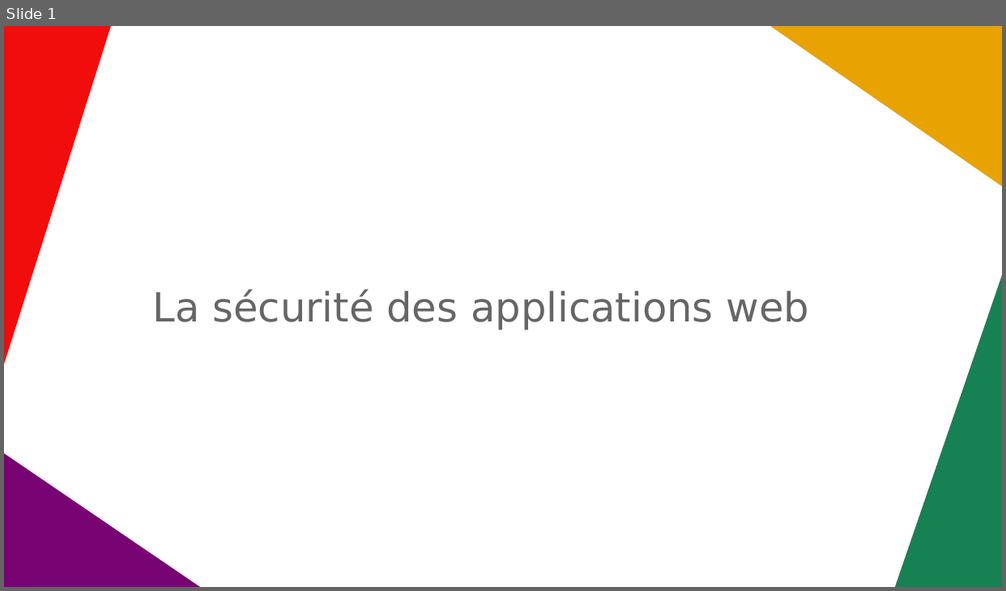
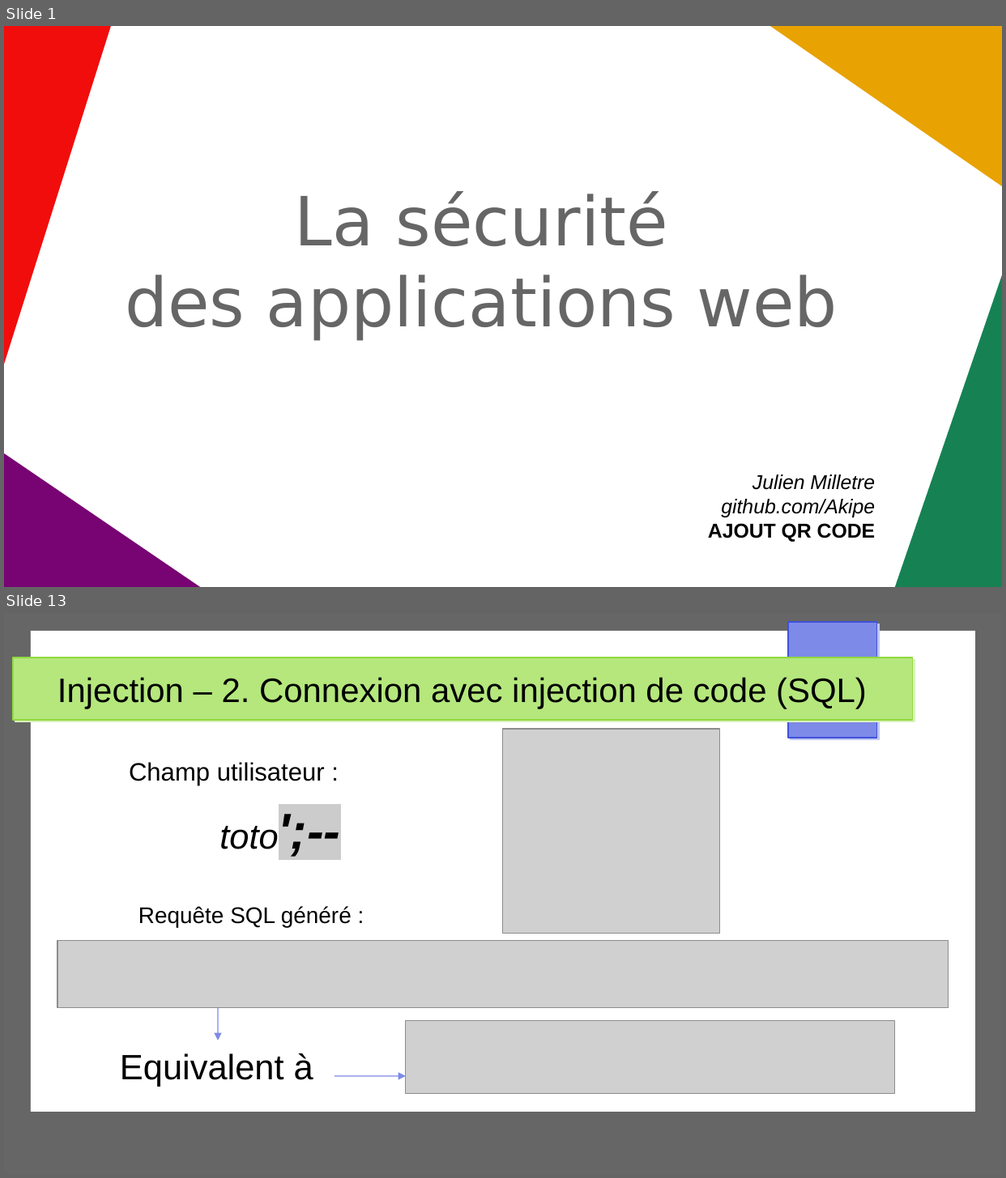
Before and after one commit to Akipe/abc_2105, a slide deck: other/presentations/securite_app_web/presentation_securite_app_web_v2.odp. Shown one above the other, each under a label of ours: slide 1 before the commit, slides 1 and 13 after it; the slides between them are not shown. The pictures are 1006x591 and 1006x1178 pixels, drawn with LibreOffice and Linux fonts; fonts in the diff are those of the drawing; grey boxes stand for pictures. Boxes give left, top, right and bottom in pixels: in the first picture for what was removed or moved away, otherwise in the second. Text is boxed around its words. In the diff, an @@ line names an element or a change of style, - is before the commit and + after.

```diff
--- a/other/presentations/securite_app_web/presentation_securite_app_web_v2.odp
+++ b/other/presentations/securite_app_web/presentation_securite_app_web_v2.odp
@@ slide 13 added at [4, 613, 1002, 1174], background #FFFFFF @@
@@ rectangle added at [4, 613, 1002, 1174], fill #666666 @@
@@ rectangle added at [32, 631, 976, 1112], fill #FFFFFF @@
@@ rectangle added at [788, 622, 877, 738], fill #7D8AE7, outline #3F52D9 0.85 pt @@
@@ rectangle added at [13, 658, 913, 720], fill #B5E77D, outline #91D93F 0.85 pt @@
@@ title added at [57, 677, 867, 709], 27 pt, text #000000 @@
+Injection – 2. Connexion avec injection de code (SQL)
@@ picture added at [503, 729, 720, 934] @@
@@ text added at [129, 762, 325, 850], 20 pt, text #000000 @@
+Champ utilisateur :
+toto';--
@@ text added at [138, 906, 351, 927], 18 pt, text #000000 @@
+Requête SQL généré :
@@ picture added at [57, 941, 948, 1007] @@
@@ arrow added from (218, 1009) to (218, 1041), #7D8AE7 0.85 pt @@
@@ picture added at [406, 1020, 896, 1094] @@
@@ text added at [120, 1054, 313, 1087], 28 pt, text #000000 @@
+Equivalent à
@@ arrow added from (334, 1076) to (406, 1076), #7D8AE7 0.85 pt @@
@@ slide 1 changed as well @@
@@ subtitle at [125, 191, 837, 340]: text changed; size 32 to 54 pt @@
-La sécurité des applications web
+La sécurité
+des applications web
@@ text added at [708, 475, 876, 542], 16 pt, text #000000, italic @@
+Julien Milletre
+github.com/Akipe
+AJOUT QR CODE
```
Also in this commit, not shown: 1 other slide changed, 16 other slides added, 1 slide removed, 8 other files.
